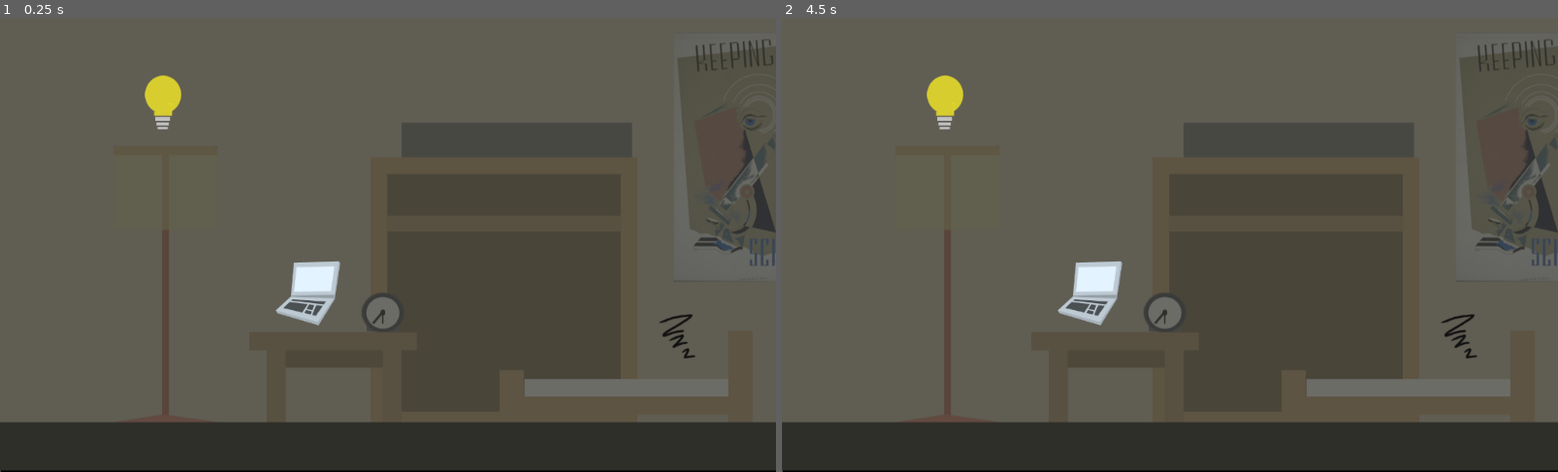
Above: before the commit, frames 1-2 (left to right).
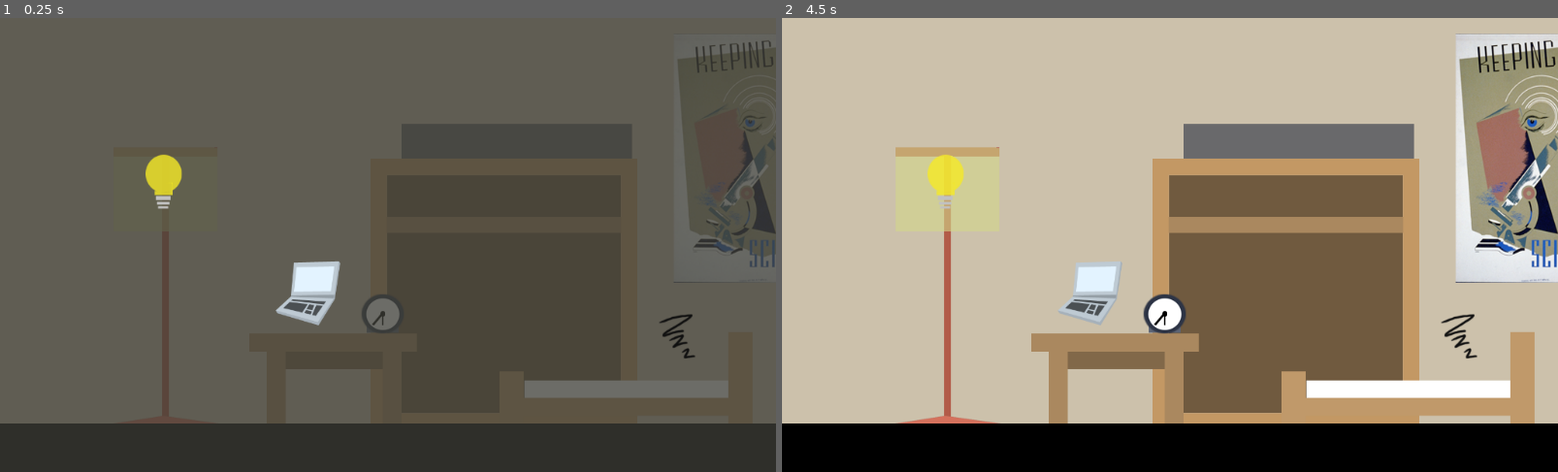
Above: after the commit, the same moments.

Repository: guyvanit/DurJam-TIRED
Game: Godot game, scene res://src/Bedroom/Bedroom.tscn
Two runs of this game, one before a commit and one after it. Both use one fixed random seed, a clock stepped at 60 frames per second and the inputs below. Before the commit the project has no main scene; this scene is started directly in both runs.
Inputs (mouse positions are in pixels of both pictures, inside the frame that each line leads up to):
- Up to frame 1 (0.25 s): no input
- Up to frame 2 (4.5 s): tap Enter at 0.5, 2, 3.5 s; move the mouse to (1340, 222) at 0.52 s; click (1340, 222) at 0.67 s; tap Space at 1.25, 2.75, 4.25 s; move the mouse to (1014, 267) at 1.27 s; click (1014, 267) at 1.42 s; move the mouse to (1247, 145) at 2.02 s; click (1247, 145) at 2.17 s; move the mouse to (1131, 335) at 2.77 s; click (1131, 335) at 2.92 s; move the mouse to (1402, 313) at 3.52 s; click (1402, 313) at 3.67 s; move the mouse to (937, 176) at 4.27 s; click (937, 176) at 4.42 s

The runs differ from the first frame. In frame 1, 1.7% of the frame differs, in the area x 0-100%, y 4-100%; in frame 2, 98%, in the area x 0-100%, y 0-100%.

Commit message:
add start screen + others

Diff:
--- a/project.godot
+++ b/project.godot
@@ -21,6 +21,7 @@
 [application]
 
 config/name="DurJam"
+run/main_scene="res://src/Start/StartScreen.tscn"
 config/icon="res://icon.png"
 
 [autoload]
--- a/src/Bedroom/Bedroom.tscn
+++ b/src/Bedroom/Bedroom.tscn
@@ -11,15 +11,15 @@
 script = ExtResource( 6 )
 
 [node name="Bedroom_light" type="Sprite" parent="."]
-position = Vector2( 512.509, 300.074 )
+position = Vector2( 512, 300 )
 texture = ExtResource( 2 )
 
 [node name="Bedroom_dark" type="Sprite" parent="."]
-position = Vector2( 512.053, 298.253 )
+position = Vector2( 512, 300 )
 texture = ExtResource( 4 )
 
 [node name="Button_Light" parent="." instance=ExtResource( 5 )]
-position = Vector2( 214.996, 117.409 )
+position = Vector2( 215.755, 222.092 )
 
 [node name="Button_Comp" parent="." instance=ExtResource( 1 )]
 position = Vector2( 406.308, 363.794 )
--- /dev/null
+++ b/src/Start/ClickStart.gd
@@ -0,0 +1,5 @@
+extends ClickButton
+
+func on_click():
+	print("Game Start")
+	get_tree().change_scene("res://src/Bedroom/Bedroom.tscn")
--- /dev/null
+++ b/src/Start/StartScreen.tscn
@@ -0,0 +1,20 @@
+[gd_scene load_steps=4 format=2]
+
+[ext_resource path="res://assets/StartScreen.png" type="Texture" id=1]
+[ext_resource path="res://src/Start/ClickStart.gd" type="Script" id=2]
+
+[sub_resource type="RectangleShape2D" id=1]
+extents = Vector2( 512, 300 )
+
+[node name="StartScreen" type="Node2D"]
+
+[node name="ClickStart" type="Area2D" parent="."]
+script = ExtResource( 2 )
+
+[node name="StartScreen" type="Sprite" parent="ClickStart"]
+position = Vector2( 512, 300 )
+texture = ExtResource( 1 )
+
+[node name="CollisionShape2D" type="CollisionShape2D" parent="ClickStart"]
+position = Vector2( 512, 300 )
+shape = SubResource( 1 )
Binary file added: assets/StartScreen.png
Not shown, added: assets/StartScreen.png.import
